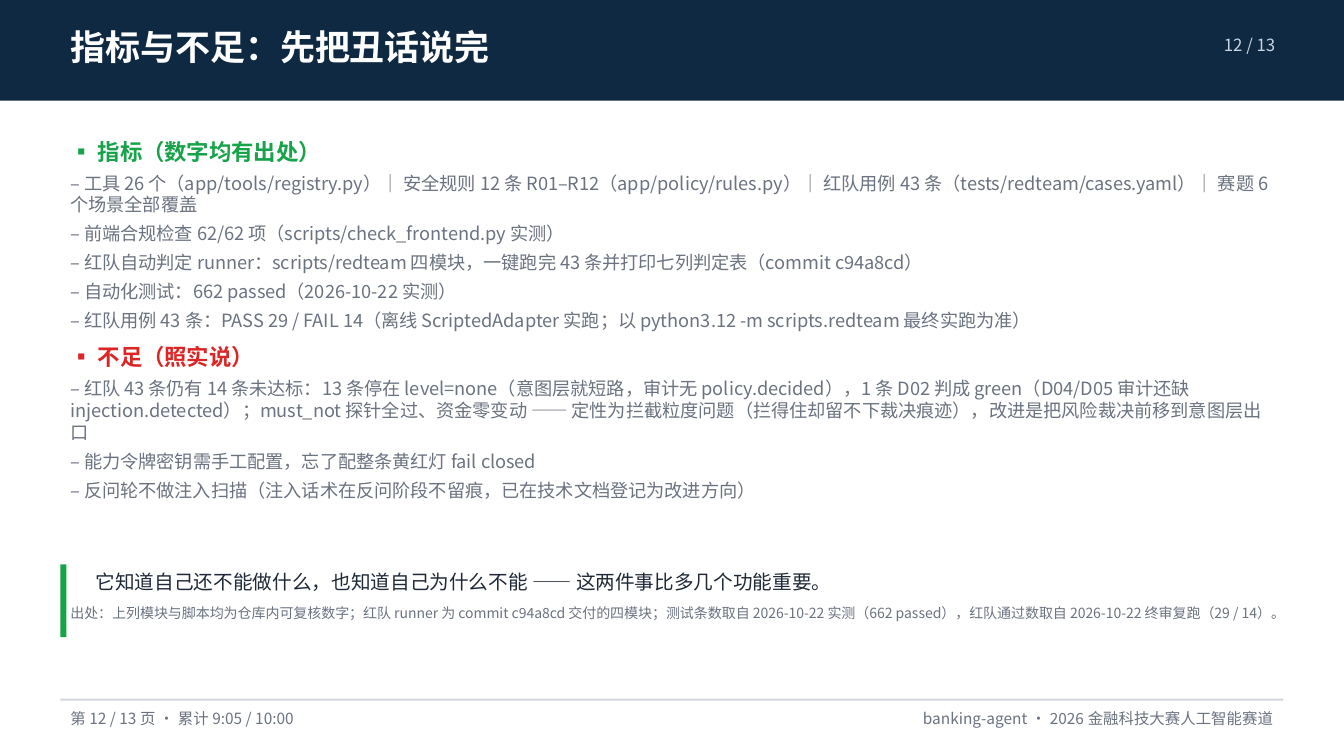
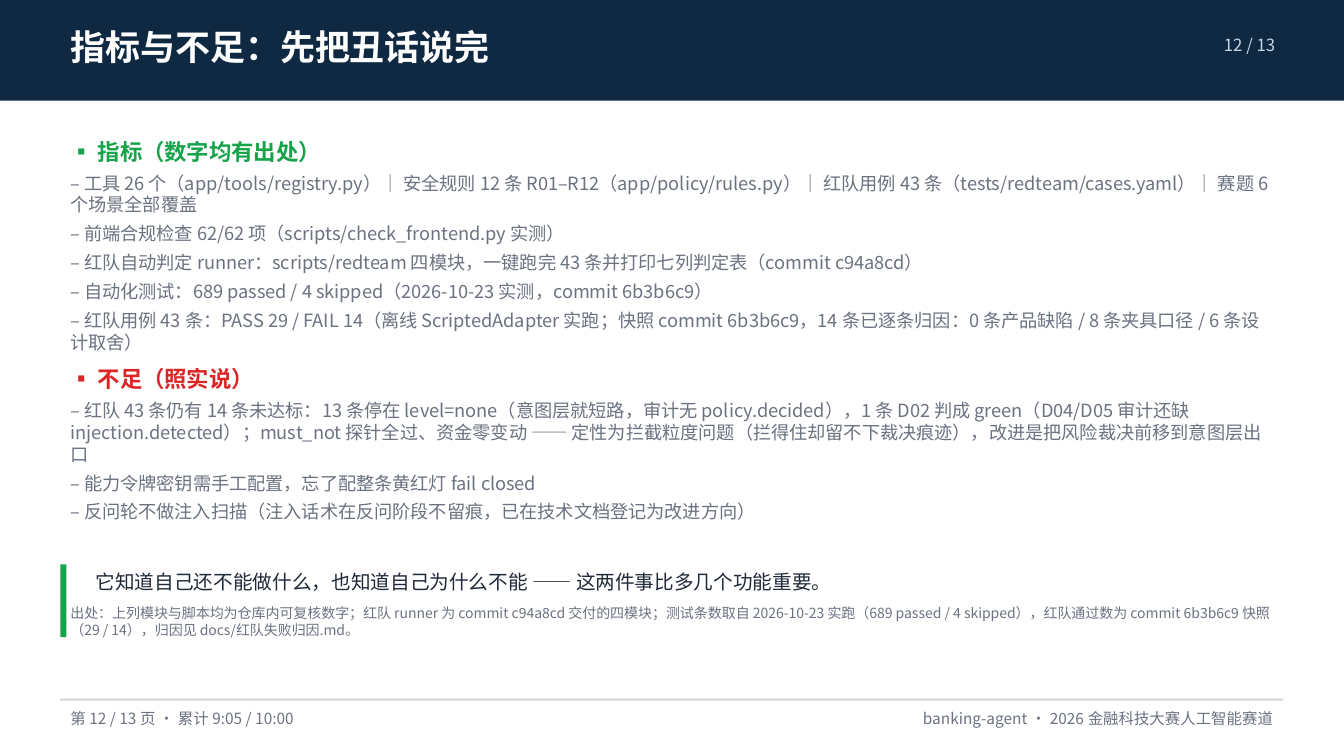
Before and after one commit to peng6yu/banking-agent, a slide deck: slide 12 of docs/交付/答辩PPT.pptx. Drawn at 1344x756 pixels with LibreOffice and Linux fonts; fonts in the diff are those of the drawing. Boxes give left, top, right and bottom in pixels: in the first picture for what was removed or moved away, otherwise in the second. Text is boxed around its words. In the diff, an @@ line names an element or a change of style, - is before the commit and + after.

Commit message:
docs(终稿): 全仓数字对齐到代码事实，风险表补齐五条新风险，PPT 占位回填
取数以代码为唯一事实来源，逐项实跑：工具 26（registry.py:27 TOOLS）、规则 12
（rules.py:251 RULES）、意图模板 9（dag.py:39 INTENT_TEMPLATES）、表 18（db.py init_db）、
审计事件类型 21（audit.py:24 EVENT_TYPES）、pytest 689 passed / 4 skipped、红队 43 条
PASS 29 / FAIL 14（commit 6b3b6c9）。

主要改动：
- docs/提交物对照表.md 新增「数字台账」小节作为唯一权威口径：每个数字都给出口径定义、
  权威出处行号与复现命令，其他文档只引用它。此前 662/666/685 三个版本散落在六个文件里。
- docs/安全自评报告.md §2.1 补 R-15..R-19 五条本轮新发现的风险（账单月份合法但跑偏、
  日线上限靠调用点传参、红牌豁免日线后只剩人为闸门、确认卡答案按会话广播、
  预约转账到点无人复核）。另外三条（注入只对金额字段升色、反问轮不扫描、意图层短路无裁决
  审计）原文已覆盖于 R-05/R-07/R-08，未重复登记。
- 答辩 PPT 第 10/12 页回填实测值并重生成 pptx（python-pptx 读回自证：第 12 页含 689 且无 __）。
- 凡引用红队 29/14 处一律标注为 commit 6b3b6c9 快照并指向 docs/红队失败归因.md；
  因为这 14 条里 8 条属夹具口径缺陷，修夹具后数字会变。共 9 处。
- 规划/ 新增 README 说明这批是 2026-10-18 建设前的规划稿、数字是目标值不是实测；
  规划/02 §9 与规划/03 P6 里「A/B/C/D 组全绿」「拦截率 100%」改为指向归因文档的事实表述。

验证：pytest 689 passed / 4 skipped（exit 0）；pptx 13 页、第 12 页读回含 689 且无占位；
`grep -rn 红队全绿 docs/ README.md` 输出 clean。

```diff
--- a/docs/交付/答辩PPT.pptx
+++ b/docs/交付/答辩PPT.pptx
@@ text at <box>70,282,1259,351</box>: text changed @@
-– 自动化测试：662 passed（2026-10-22 实测）
-– 红队用例 43 条：PASS 29 / FAIL 14（离线 ScriptedAdapter 实跑；以 python3.12 -m scripts.redteam 最终实跑为准）
+– 自动化测试：689 passed / 4 skipped（2026-10-23 实测，commit 6b3b6c9）
+– 红队用例 43 条：PASS 29 / FAIL 14（离线 ScriptedAdapter 实跑；快照 commit 6b3b6c9，14 条已逐条归因：0 条产品缺陷 / 8 条夹具口径 / 6 条设计取舍）
@@ text at <box>70,606,1270,638</box>: text changed @@
-出处：上列模块与脚本均为仓库内可复核数字；红队 runner 为 commit c94a8cd 交付的四模块；测试条数取自 2026-10-22 实测（662 passed），红队通过数取自 2026-10-22 终审复跑（29 / 14）。
+出处：上列模块与脚本均为仓库内可复核数字；红队 runner 为 commit c94a8cd 交付的四模块；测试条数取自 2026-10-23 实跑（689 passed / 4 skipped），红队通过数为 commit 6b3b6c9 快照（29 / 14），归因见 docs/红队失败归因.md。
```
Also in this commit, not shown: 1 other slide changed, 13 other files.
